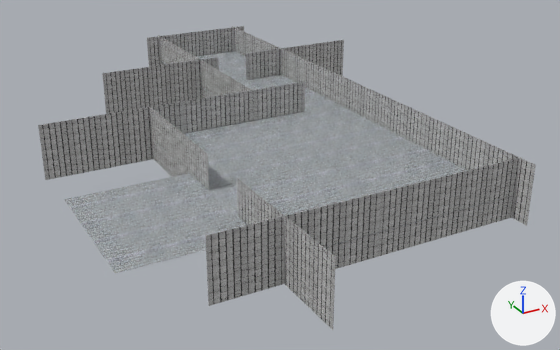
What one commit did to the FBX model Sample/DemoGame_01/Game/Assets/modelData/background.fbx.
One viewpoint serves both versions: a 50 mm lens placed at (-129.8, -288.3, 89.1), pointed at (-18.5, -86.0, -12.0). Every picture has the same lights, and +X, +Y and +Z are marked at lower right. Where no turn or scale is listed for an object, it has been applied to the vertices.
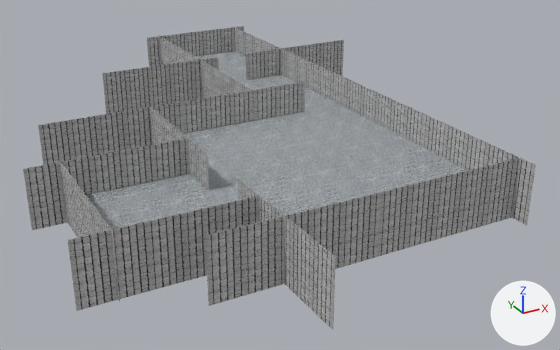
Pixel boxes [x1, y1, x2, y2] of what changed, in the pictures (560 x 350 px):
'Box023', added: after [68, 196, 260, 311]
'Box024', added: after [23, 138, 190, 230]
'Box025', added: after [59, 160, 120, 302]

What changed in the scene script:
```text
Add ob_box024:
    ob_box024 = bpy.data.objects.new('Box024', me_mesh_020.copy())  # the mesh of ob_box021
    ob_box024.location = (-76.5, -96.6, 2.0)
Add ob_box025:
    ob_box025 = bpy.data.objects.new('Box025', me_mesh_003.copy())  # the mesh of ob_box004
    ob_box025.location = (-89.9, -118.3, 2.0)
Add ob_box023:
    ob_box023 = bpy.data.objects.new('Box023', me_mesh_020.copy())  # the mesh of ob_box021
    ob_box023.location = (-76.5, -139.9, 2.0)
```
